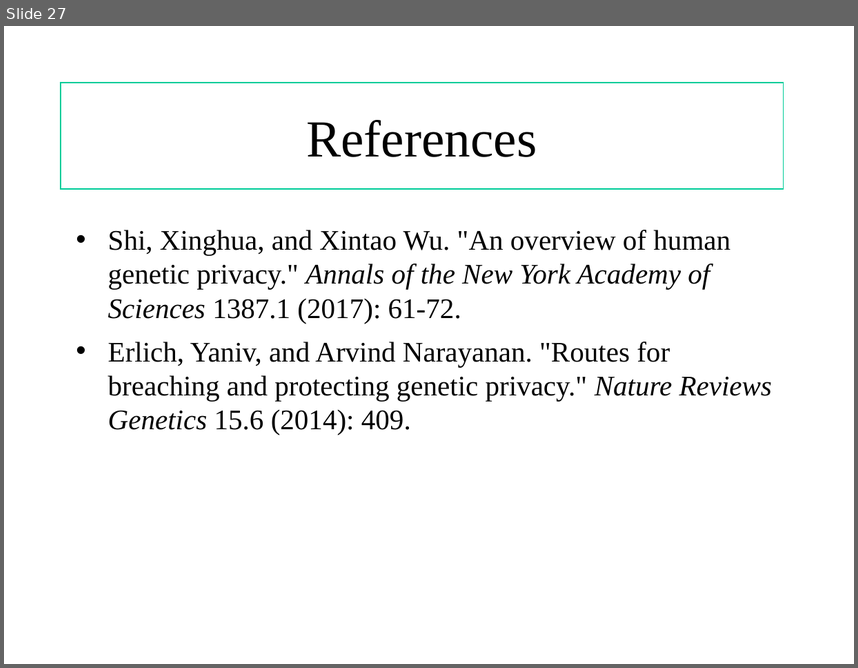
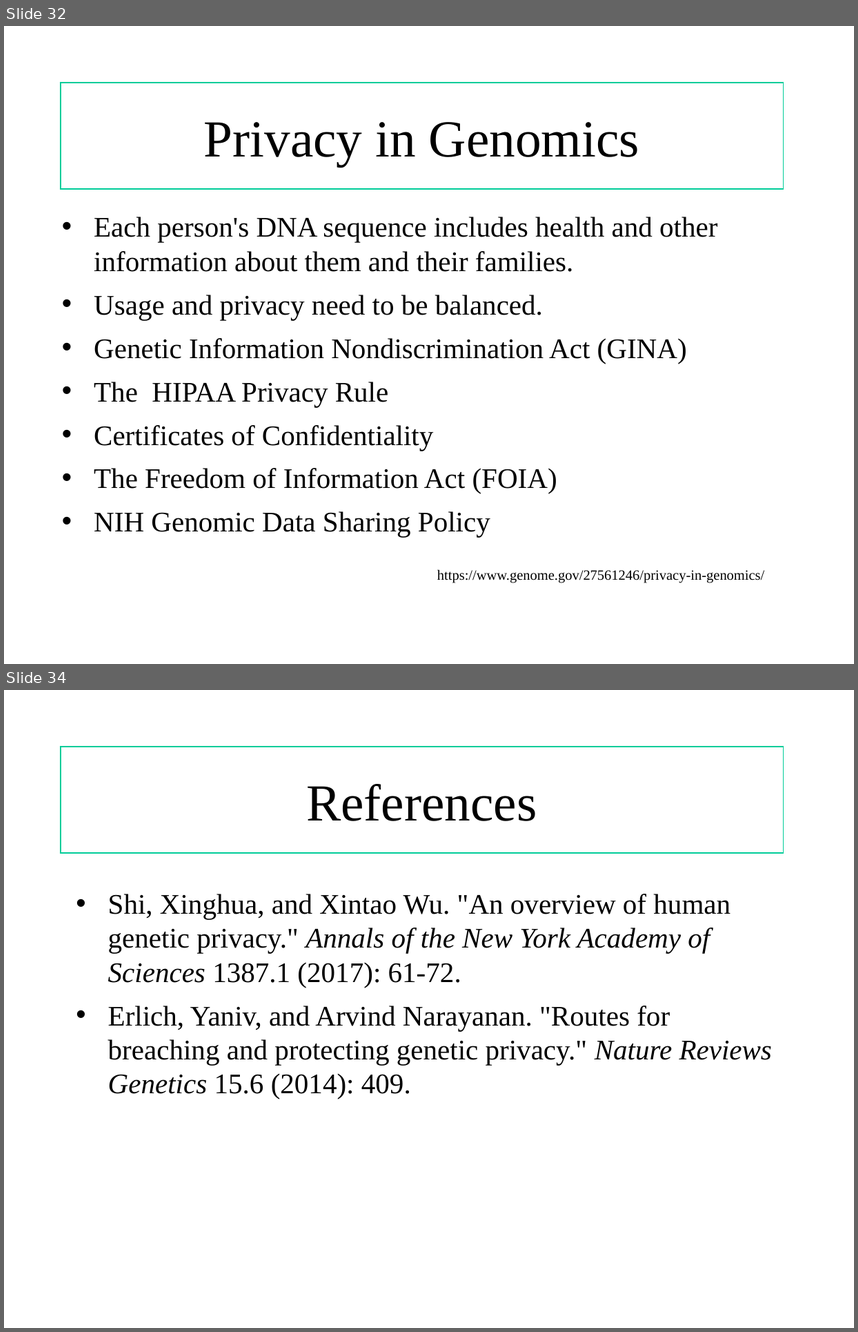
Before and after one commit to shilab/Genetic-Privacy-, a slide deck: risks and ethics.ppt. Shown one above the other, each under a label of ours: slide 27 before the commit, slides 32 and 34 after it; the slides between them are not shown. The pictures are 858x668 and 858x1332 pixels, drawn with LibreOffice and Linux fonts; fonts in the diff are those of the drawing. Boxes give left, top, right and bottom in pixels: in the first picture for what was removed or moved away, otherwise in the second. Text is boxed around its words. In the diff, an @@ line names an element or a change of style, - is before the commit and + after.

```diff
--- a/risks and ethics.ppt
+++ b/risks and ethics.ppt
@@ slide 32 added at <box>4,26,854,664</box>, background #FFFFFF @@
@@ rectangle added at <box>61,83,784,190</box>, outline #00CC99 0.74 pt, 44 pt, text #000000 @@
+Privacy in Genomics
@@ text added at <box>94,216,717,537</box>, 24 pt, text #000000 @@
+• Each person's DNA sequence includes health and other information about them and their families.
+• Usage and privacy need to be balanced.
+• Genetic Information Nondiscrimination Act (GINA)
+• The HIPAA Privacy Rule
+• Certificates of Confidentiality
+• The Freedom of Information Act (FOIA)
+• NIH Genomic Data Sharing Policy
@@ text added at <box>437,569,764,583</box>, 12 pt, text #000000 @@
+https://www.genome.gov/27561246/privacy-in-genomics/
@@ what was slide 27 is now slide 34 @@
```
Also in this commit, not shown: 6 other slides added.
